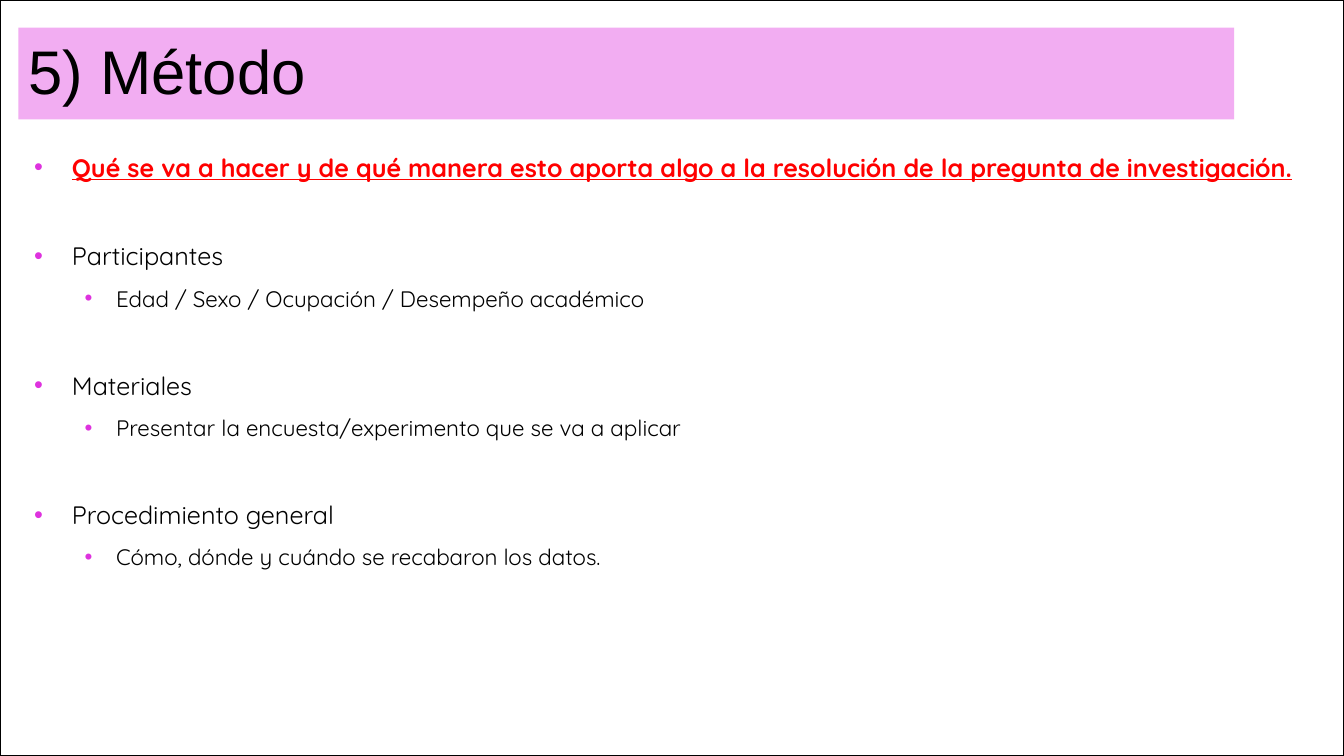
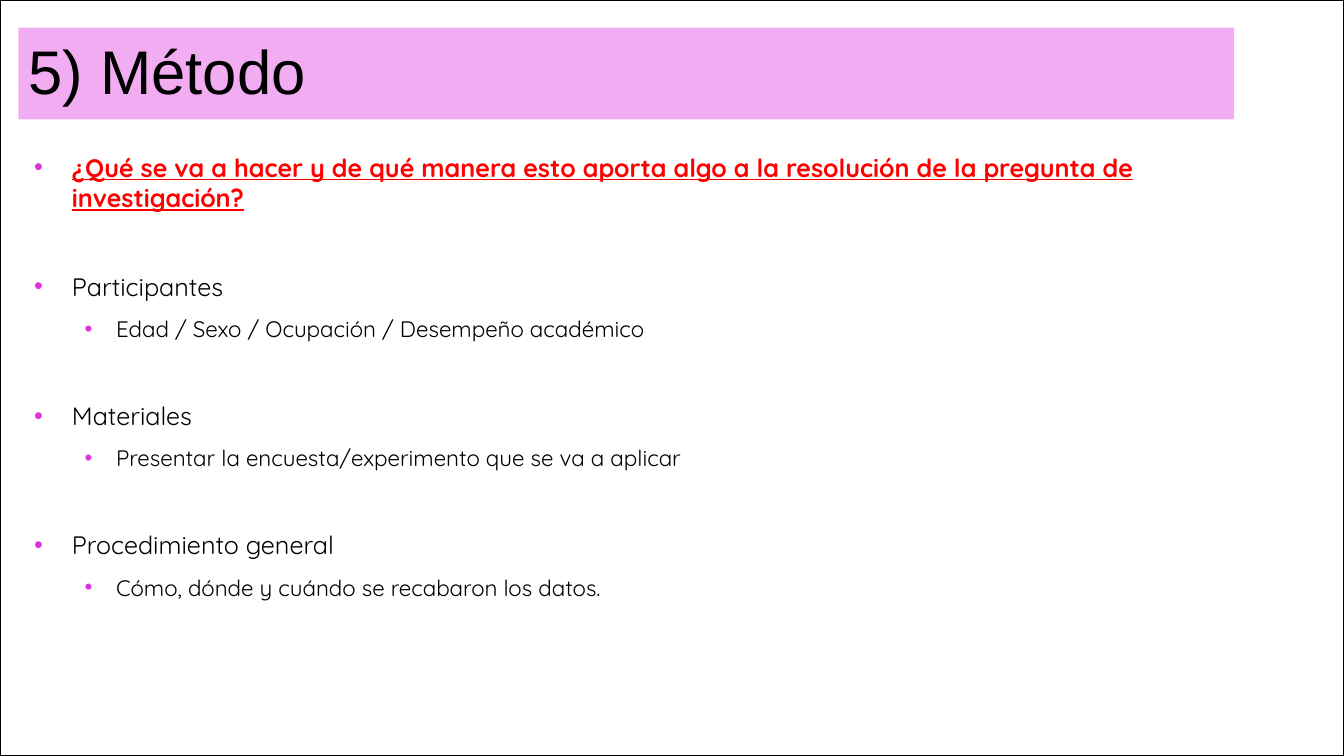
Before and after one commit to Adrifelcha/afchavez-019, a slide deck: slide 16 of JeanPiaget/Presentaciones/UltimaClase.pptx. Drawn at 1344x756 pixels with LibreOffice and Linux fonts; fonts in the diff are those of the drawing. Boxes give left, top, right and bottom in pixels: in the first picture for what was removed or moved away, otherwise in the second. Text is boxed around its words. In the diff, an @@ line names an element or a change of style, - is before the commit and + after.

```diff
--- a/JeanPiaget/Presentaciones/UltimaClase.pptx
+++ b/JeanPiaget/Presentaciones/UltimaClase.pptx
@@ text at bbox=[72, 157, 1133, 212]: text changed @@
-• Qué se va a hacer y de qué manera esto aporta algo a la resolución de la pregunta de investigación.
+• ¿Qué se va a hacer y de qué manera esto aporta algo a la resolución de la pregunta de investigación?
```
Also in this commit, not shown: 8 other slides changed, 36 other files.
